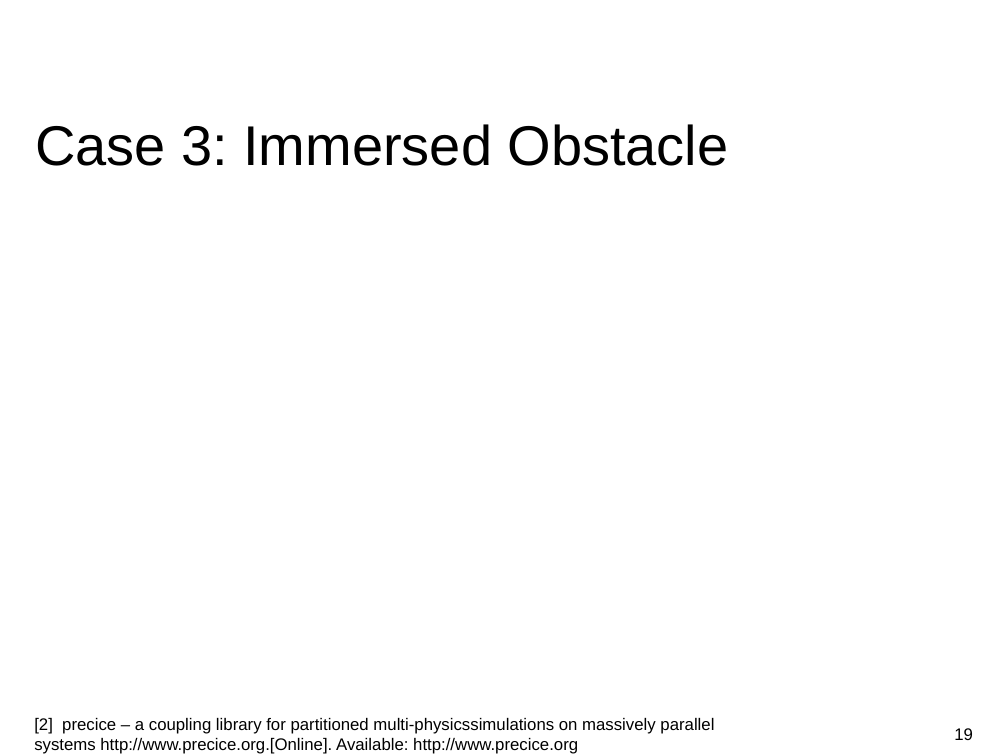
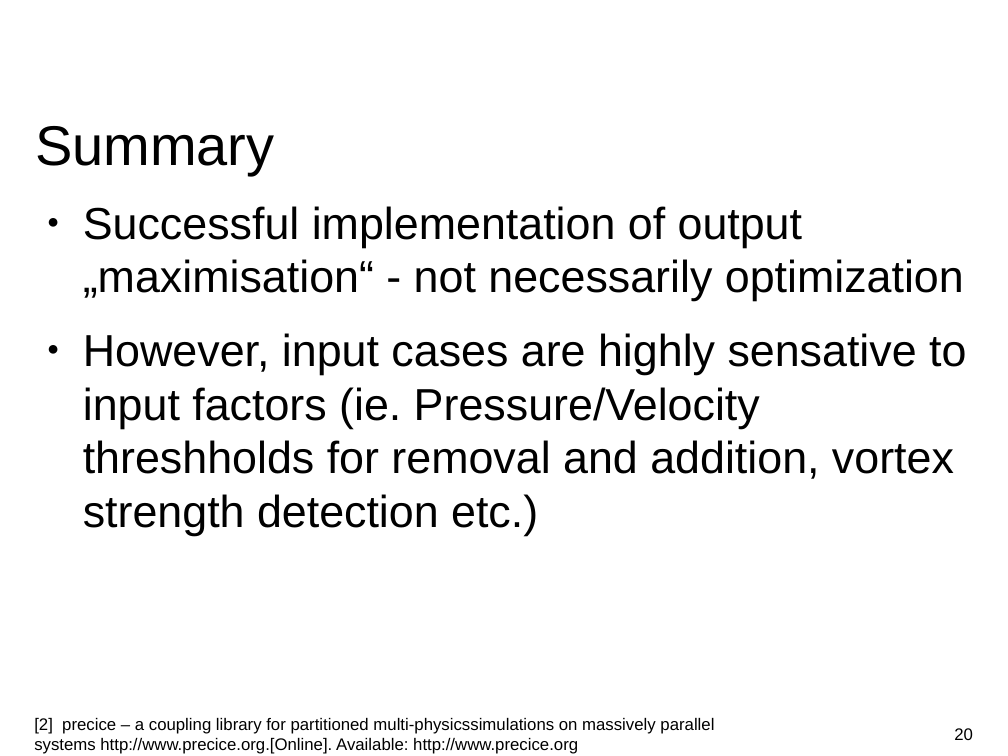
Before and after one commit to huangq1234553/cfd-lab, a slide deck: slide 20 of Presentation.odp (slide 19 before the commit). Drawn at 1008x756 pixels with LibreOffice and Linux fonts; fonts in the diff are those of the drawing; background and template pictures are left out. Boxes give left, top, right and bottom in pixels: in the first picture for what was removed or moved away, otherwise in the second. Text is boxed around its words. In the diff, an @@ line names an element or a change of style, - is before the commit and + after.

```diff
--- a/Presentation.odp
+++ b/Presentation.odp
@@ title at [35, 126, 274, 175]: text changed @@
-Case 3: Immersed Obstacle
+Summary
@@ text added at [83, 206, 966, 536], 32 pt, text #000000 @@
+● Successful implementation of output „maximisation“ - not necessarily optimization
+● However, input cases are highly sensative to input factors (ie. Pressure/Velocity threshholds for removal and addition, vortex strength detection etc.)
@@ page number at [954, 728, 973, 740]: text changed @@
-19
+20
```
Also in this commit, not shown: 9 other slides changed, 1 slide added, 1 slide removed.
